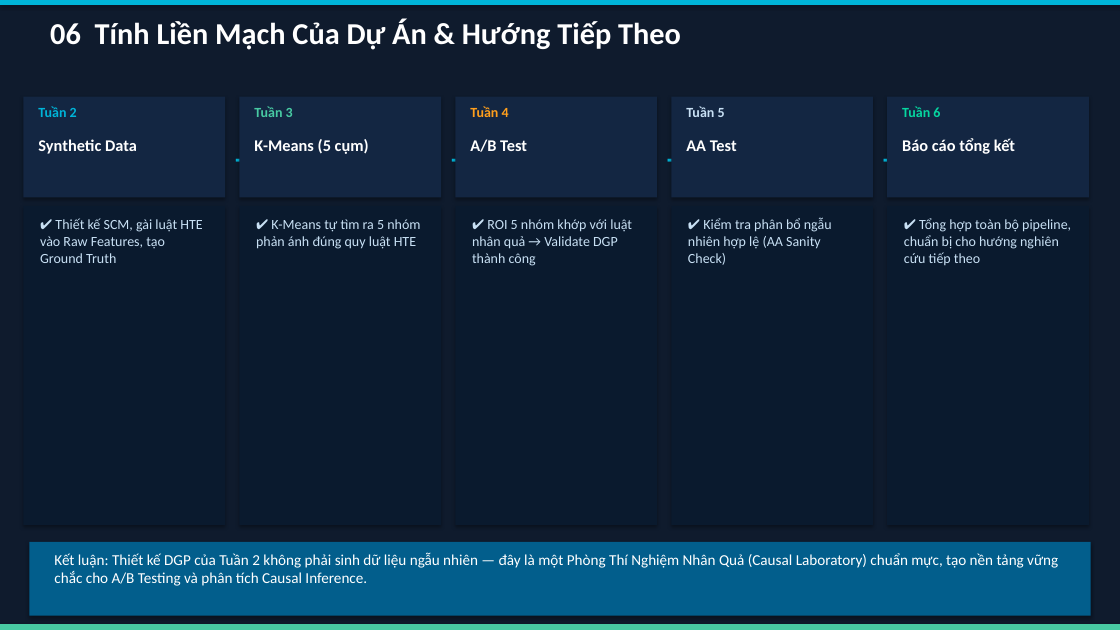
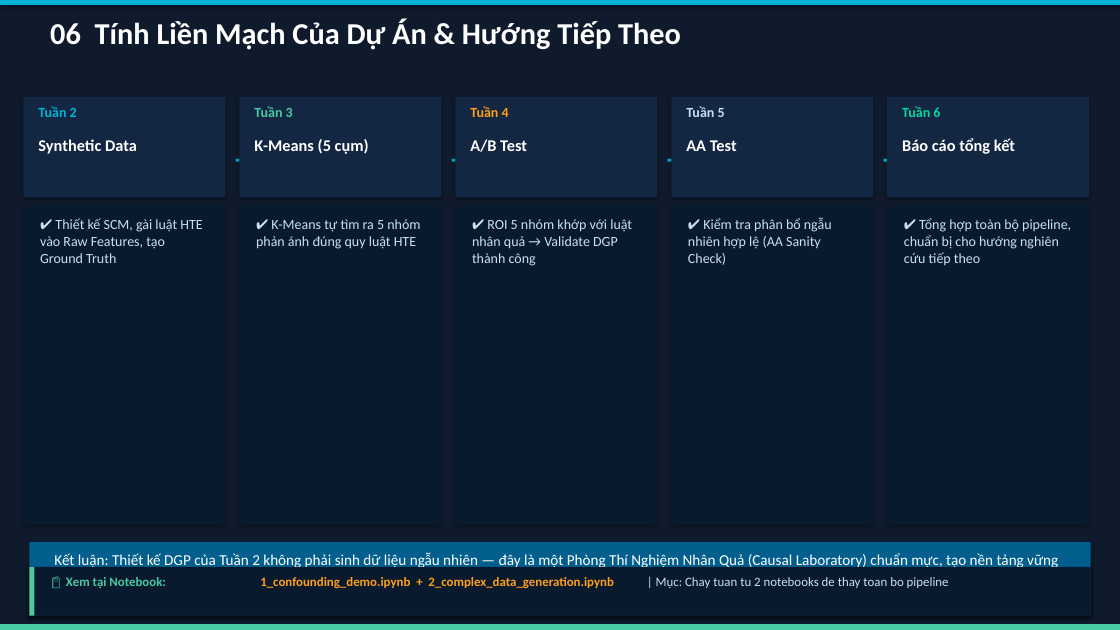
Before and after one commit to thaibuivan/GSM-promotion-experimentation, a slide deck: slide 7 of docs/Week2_Synthetic_Data_Deck_v2.pptx. Drawn at 1120x630 pixels with LibreOffice and Linux fonts; fonts in the diff are those of the drawing. Boxes give left, top, right and bottom in pixels: in the first picture for what was removed or moved away, otherwise in the second. Text is boxed around its words. In the diff, an @@ line names an element or a change of style, - is before the commit and + after.

Commit message:
docs: improve slide layout with key numbers and notebook references

```diff
--- a/docs/Week2_Synthetic_Data_Deck_v2.pptx
+++ b/docs/Week2_Synthetic_Data_Deck_v2.pptx
@@ rectangle added at (x1=29, y1=567, x2=1091, y2=616), fill #0A1A2E @@
@@ rectangle added at (x1=29, y1=567, x2=34, y2=616), fill #48CAA3 @@
@@ text added at (x1=66, y1=577, x2=166, y2=588), 11 pt, text #48CAA3, bold @@
+📓 Xem tại Notebook:
@@ text added at (x1=260, y1=577, x2=614, y2=588), 11 pt, text #FF9F1C, bold @@
+1_confounding_demo.ipynb + 2_complex_data_generation.ipynb
@@ text added at (x1=656, y1=577, x2=949, y2=588), 11 pt, text #C8E0F4 @@
+| Mục: Chay tuan tu 2 notebooks de thay toan bo pipeline
```
Also in this commit, not shown: 5 other slides changed.
